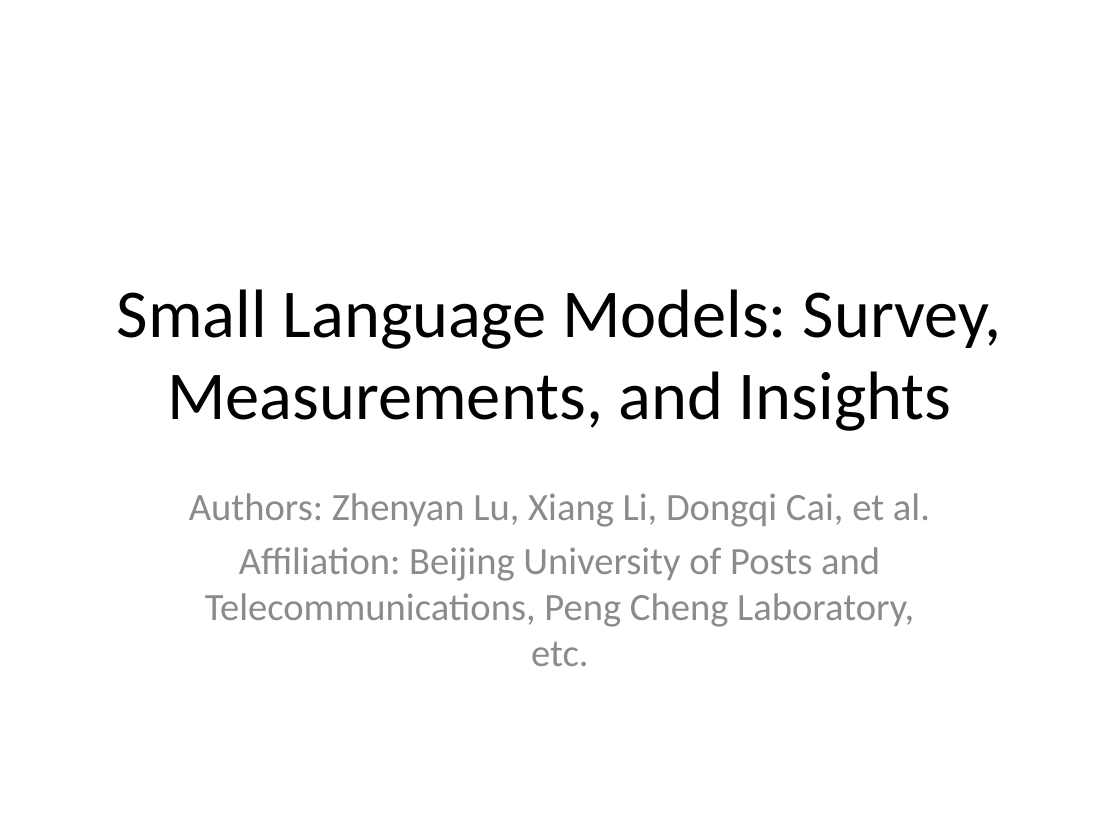
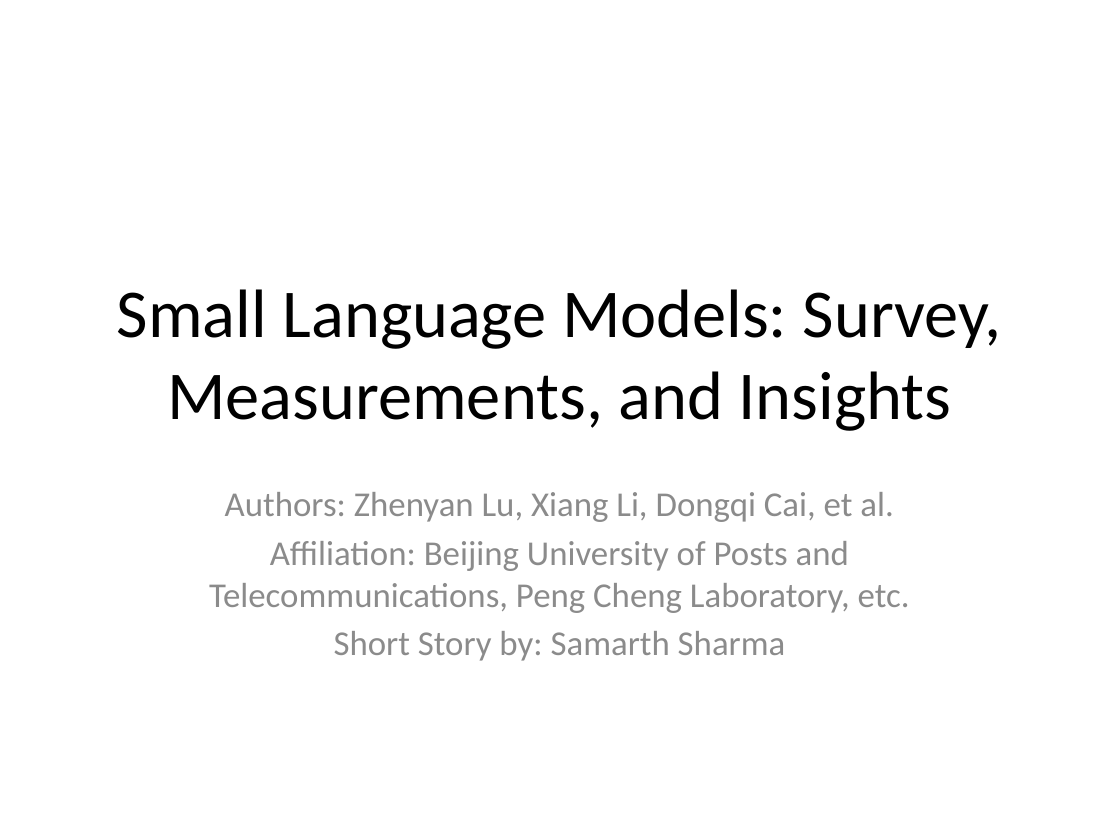
Before and after one commit to Samarth-Sharma-G/Special-Topics-297, a slide deck: slide 1 of Short_Story/Artifacts/Small_Language_Models_Slideshow.pptx. Drawn at 1120x840 pixels with LibreOffice and Linux fonts; fonts in the diff are those of the drawing. Boxes give left, top, right and bottom in pixels: in the first picture for what was removed or moved away, otherwise in the second. Text is boxed around its words. In the diff, an @@ line names an element or a change of style, - is before the commit and + after.

```diff
--- a/Short_Story/Artifacts/Small_Language_Models_Slideshow.pptx
+++ b/Short_Story/Artifacts/Small_Language_Models_Slideshow.pptx
@@ subtitle at [209, 492, 910, 613]: size 24.8 to 22.4 pt in "Authors: Zhenyan Lu, Xiang Li, Dongqi Cai, ...", "Affiliation: Beijing University of Posts and Telecommunicati ..." @@
@@ subtitle at [334, 631, 786, 661]: paragraph added @@
+Short Story by: Samarth Sharma
```
